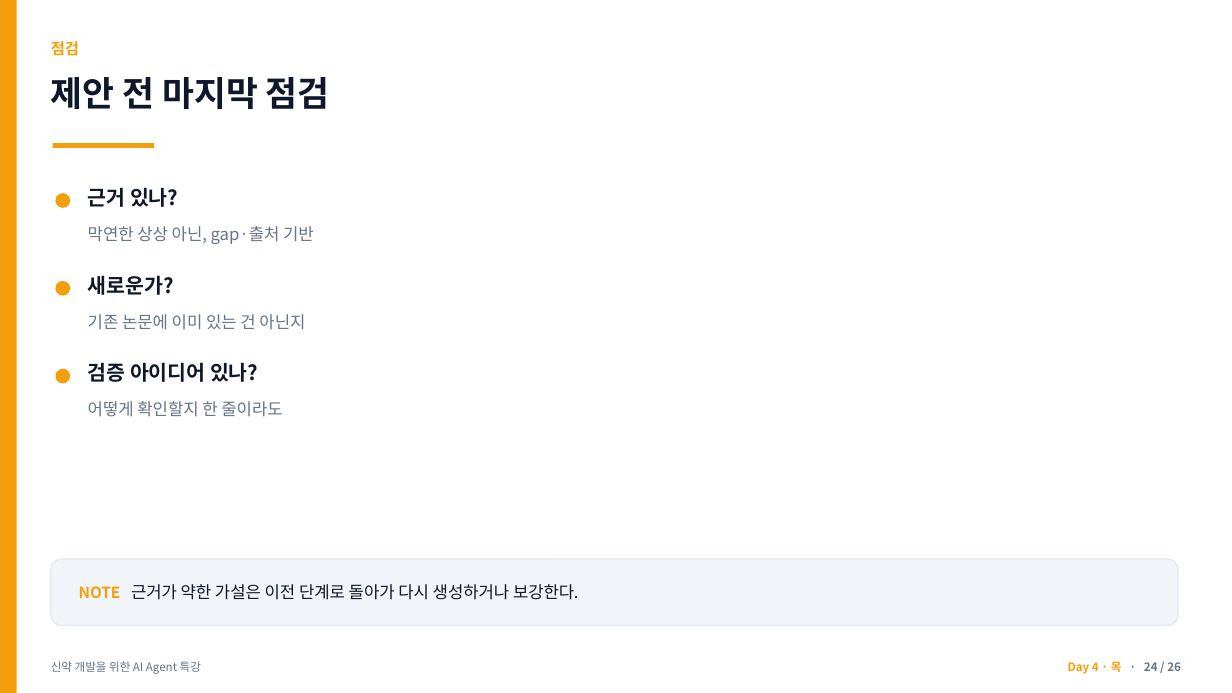
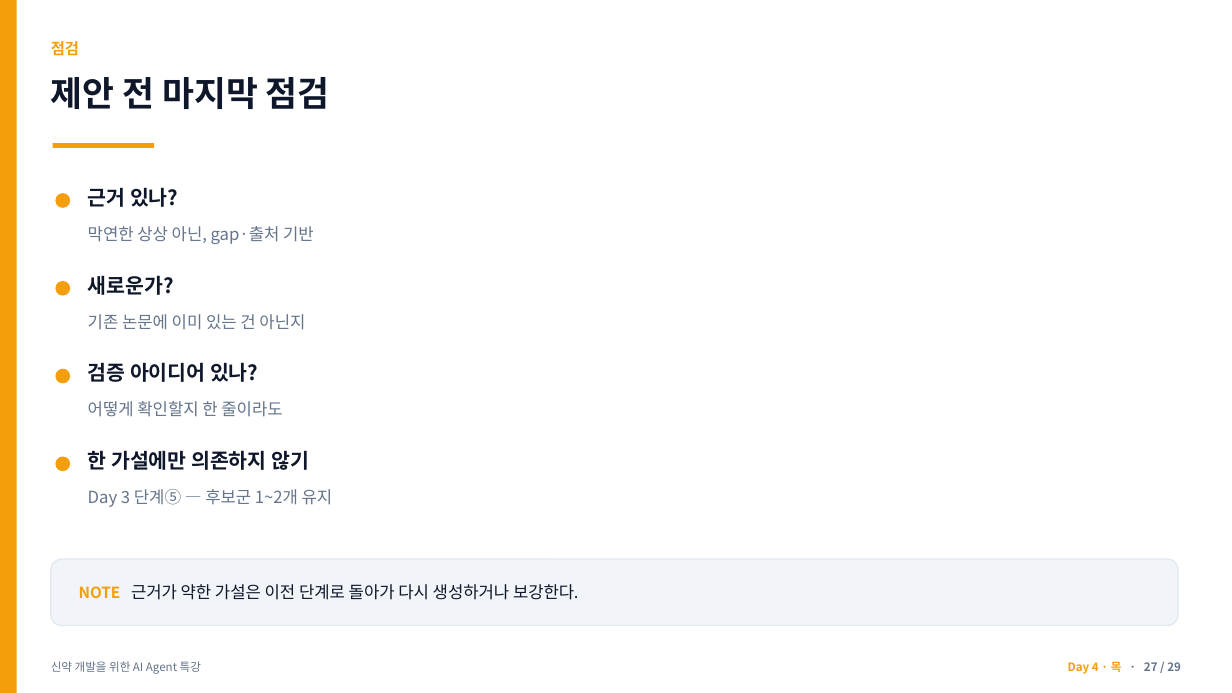
Before and after one commit to jyshin-22/wku-ai-agent-program, a slide deck: slide 27 of slides/day4.pptx (slide 24 before the commit). Drawn at 1232x693 pixels with LibreOffice and Linux fonts; fonts in the diff are those of the drawing. Boxes give left, top, right and bottom in pixels: in the first picture for what was removed or moved away, otherwise in the second. Text is boxed around its words. In the diff, an @@ line names an element or a change of style, - is before the commit and + after.

```diff
--- a/slides/day4.pptx
+++ b/slides/day4.pptx
@@ ellipse added at <box>55,457,70,471</box>, fill #F59E0B @@
@@ text added at <box>88,450,309,470</box>, 16 pt, text #0F172A, bold @@
+한 가설에만 의존하지 않기
@@ text added at <box>88,489,333,507</box>, 13 pt, text #64748B @@
+Day 3 단계⑤ — 후보군 1~2개 유지
@@ text at <box>1068,661,1181,674</box>: text changed @@
-Day 4 · 목 · 24 / 26
+Day 4 · 목 · 27 / 29
```
Also in this commit, not shown: 25 other slides changed, 3 slides added, 6 other files.
